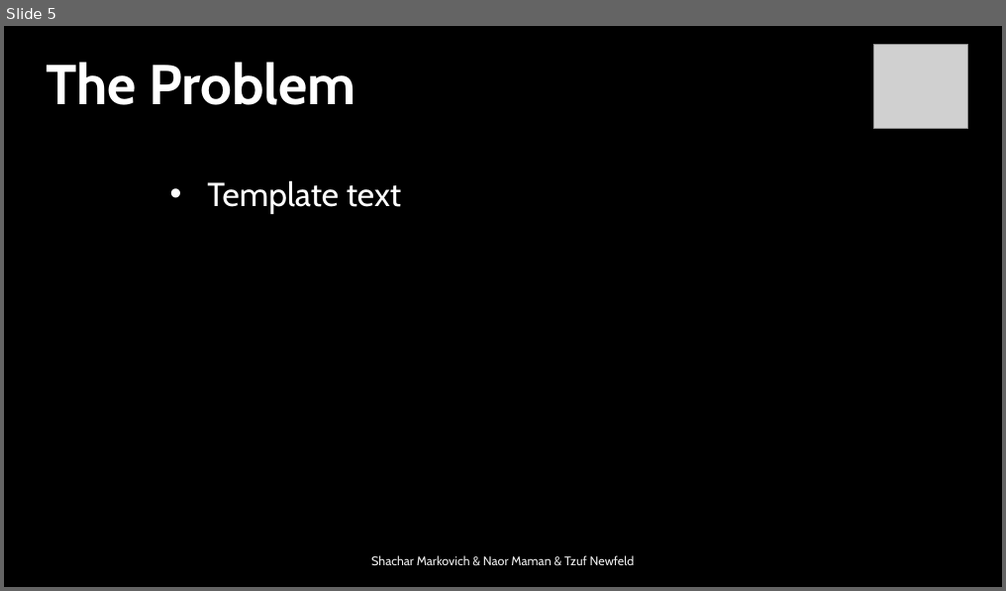
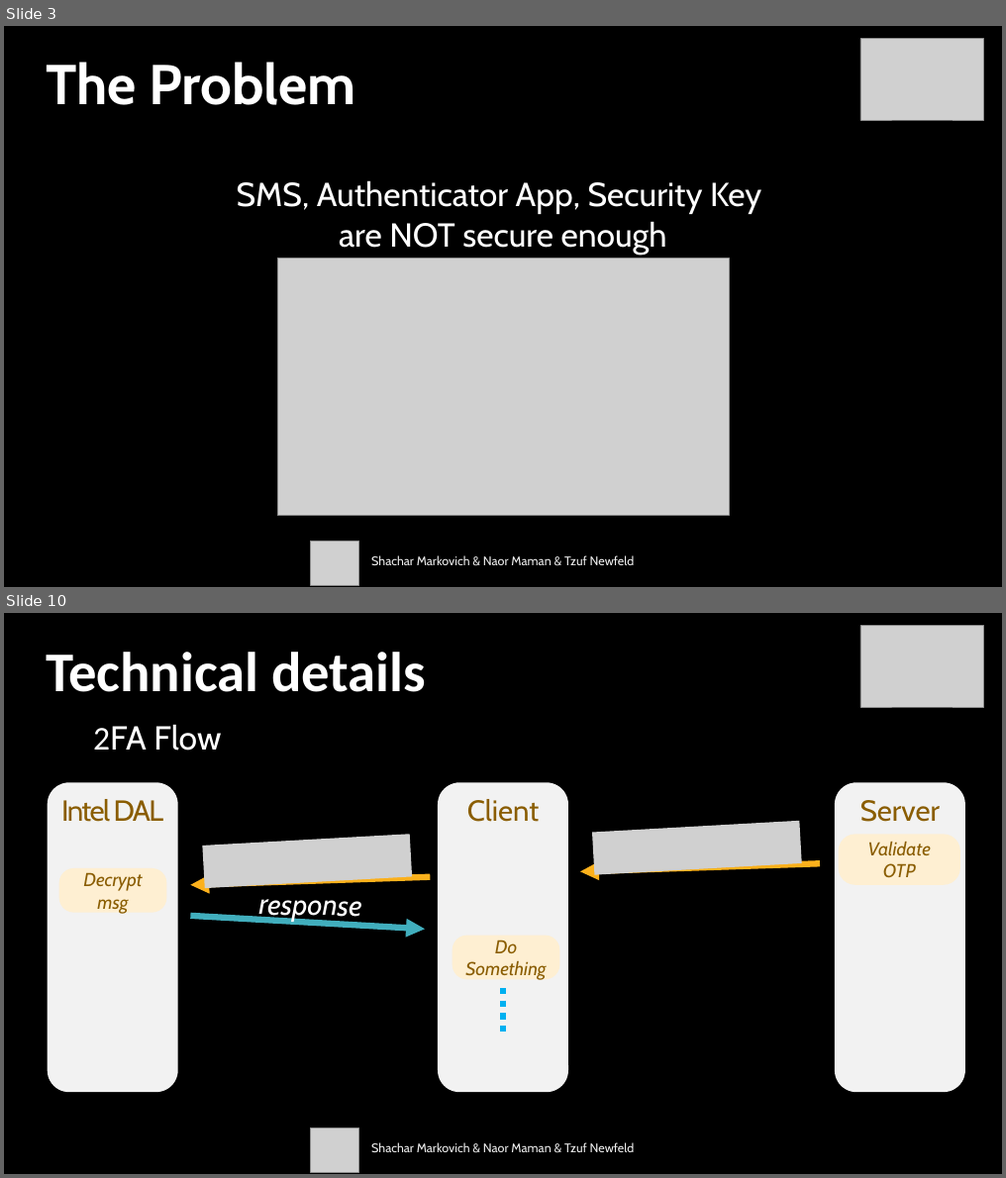
Before and after one commit to ShacharMarkovich/BankingSystem, a slide deck: מצגת.pptx. Shown one above the other, each under a label of ours: slide 5 before the commit, slides 3 and 10 after it; the slides between them are not shown. The pictures are 1006x591 and 1006x1178 pixels, drawn with LibreOffice and Linux fonts; fonts in the diff are those of the drawing; grey boxes stand for pictures; background and template pictures are left out. Boxes give left, top, right and bottom in pixels: in the first picture for what was removed or moved away, otherwise in the second. Text is boxed around its words. In the diff, an @@ line names an element or a change of style, - is before the commit and + after.

```diff
--- a/מצגת.pptx
+++ b/מצגת.pptx
@@ slide 10 added at (4,613,1002,1174), background picture (left out) @@
@@ picture added at (860,626,984,707) @@
@@ text added at (46,652,426,692), 54 pt, text #FFFFFF, bold @@
+Technical details
@@ text added at (93,724,221,751), 32 pt, text #FFFFFF @@
+2FA Flow
@@ rounded rectangle added at (48,783,178,1093), fill #F2F2F2, 28 pt, text #8A5D02 @@
+Intel DAL
@@ rounded rectangle added at (438,783,568,1093), fill #F2F2F2, 28 pt, text #8A5D02 @@
+Client
@@ rounded rectangle added at (835,783,966,1093), fill #F2F2F2, 28 pt, text #8A5D02 @@
+Server
@@ picture added at (202,834,412,888) @@
@@ picture added at (592,821,802,874) @@
@@ rounded rectangle added at (839,834,960,884), fill #FEEFD2, 18 pt, text #8A5D02, italic @@
+Validate OTP
@@ rounded rectangle added at (59,868,167,912), fill #FEEFD2, 18 pt, text #8A5D02, italic @@
+Decrypt msg
@@ arrow added from (430, 877) to (190, 885), #FCB11C 6 pt @@
@@ arrow added from (820, 863) to (580, 872), #FCB11C 6 pt @@
@@ text added at (258,899,361,923), 28 pt, text #FFFFFF, italic @@
+response
@@ arrow added from (190, 916) to (425, 929), #41AEBD 6 pt @@
@@ rounded rectangle added at (452,936,560,980), fill #FEEFD2, 18 pt, text #8A5D02, italic @@
+Do Something
@@ line added from (503, 988) to (503, 1036), #00B0F0 6 pt dashed @@
@@ picture added at (310,1129,358,1172) @@
@@ text added at (371,1143,635,1153), 12 pt, text gradient #9E9E9E to #EDEDED to #FFFFFF @@
+Shachar Markovich & Naor Maman & Tzuf Newfeld
@@ what was slide 5 is now slide 3 @@
@@ slide 3 changed as well @@
@@ picture added at (860,39,984,120) @@
@@ text removed at (207,180,402,214) @@
-• Template text
@@ text added at (237,180,761,255), 32 pt, text #FFFFFF @@
+SMS, Authenticator App, Security Key
+are NOT secure enough
@@ picture added at (277,259,729,516) @@
@@ picture: place and size @@
-picture at (874,45,968,129)
+picture at (310,542,358,585)
```
Also in this commit, not shown: 7 other slides changed, 4 other slides added, 2 slides removed.
